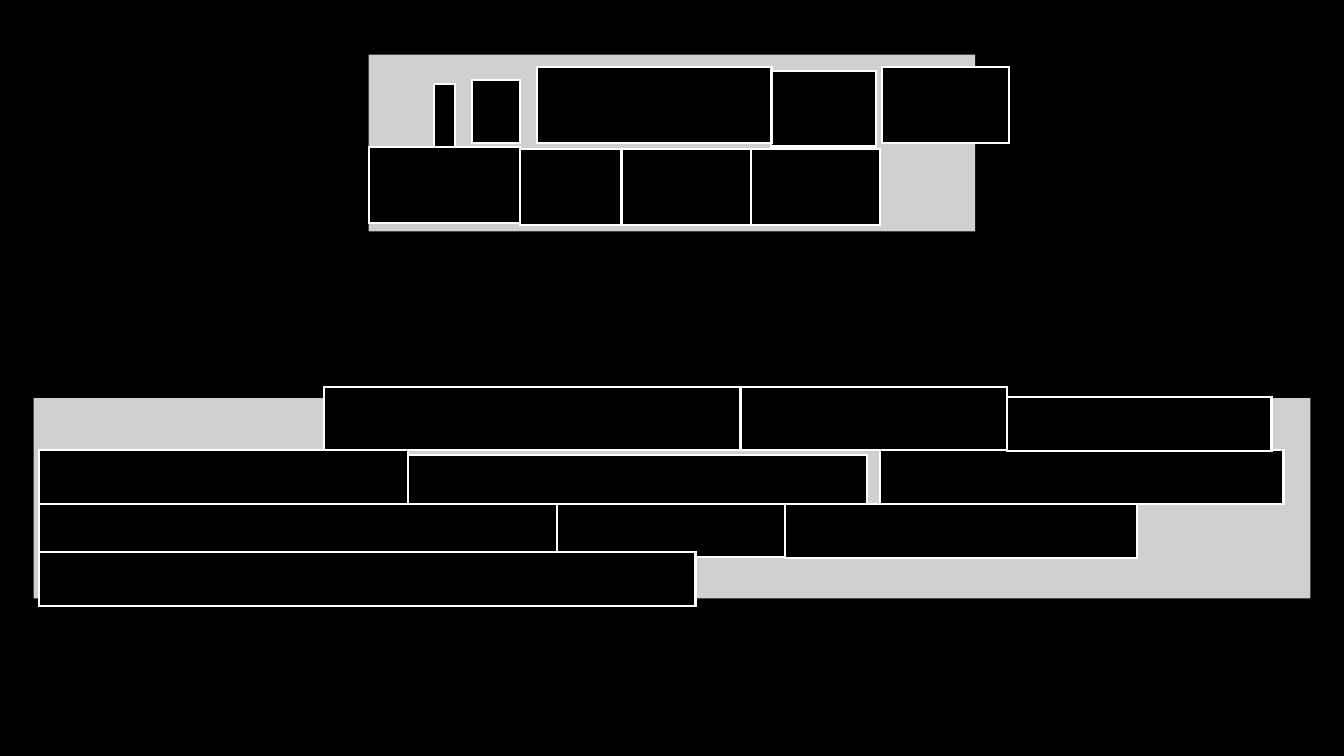
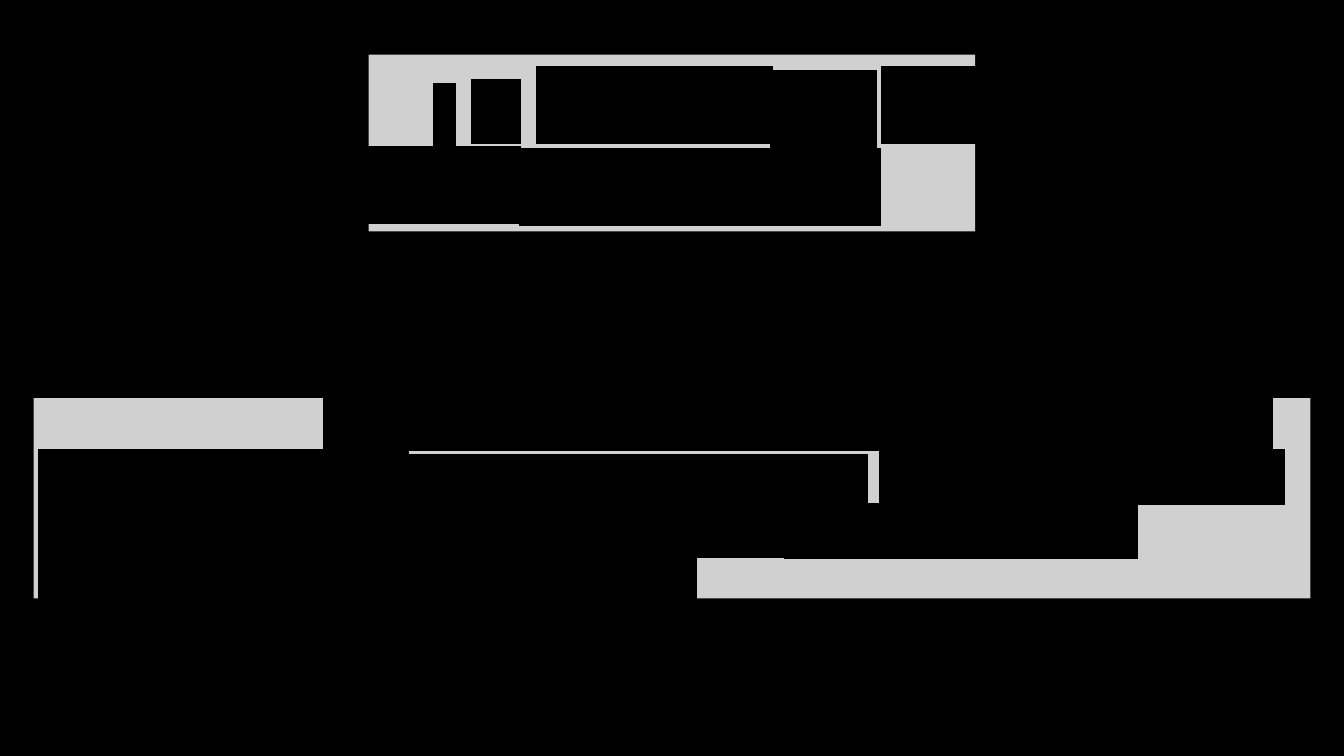
Before and after one commit to DeonRoos/stats-for-biologists, a slide deck: slide 15 of Lectures/BI3010 Lecture 7 LM with multiple predictors.pptx. Drawn at 1344x756 pixels with LibreOffice and Linux fonts; fonts in the diff are those of the drawing; grey boxes stand for pictures. Boxes give left, top, right and bottom in pixels: in the first picture for what was removed or moved away, otherwise in the second. Text is boxed around its words. In the diff, an @@ line names an element or a change of style, - is before the commit and + after.

```diff
--- a/Lectures/BI3010 Lecture 7 LM with multiple predictors.pptx
+++ b/Lectures/BI3010 Lecture 7 LM with multiple predictors.pptx
@@ outline #FFFFFF 1.5 pt to #000000 1.5 pt in 19 elements at [435,84,456,147], [472,80,520,143], [741,387,1007,451], [771,71,876,146], [882,68,1009,143], [880,451,1284,504], [369,147,520,223], [38,504,559,558], [520,149,621,225], [557,504,784,558], [622,149,751,225], [785,504,1137,558], [751,149,880,225], [38,553,696,606], [537,68,772,143], [38,451,408,504], [1007,397,1272,451], [325,387,741,451], [401,455,867,508] @@
```
Also in this commit, not shown: 35 other files.
